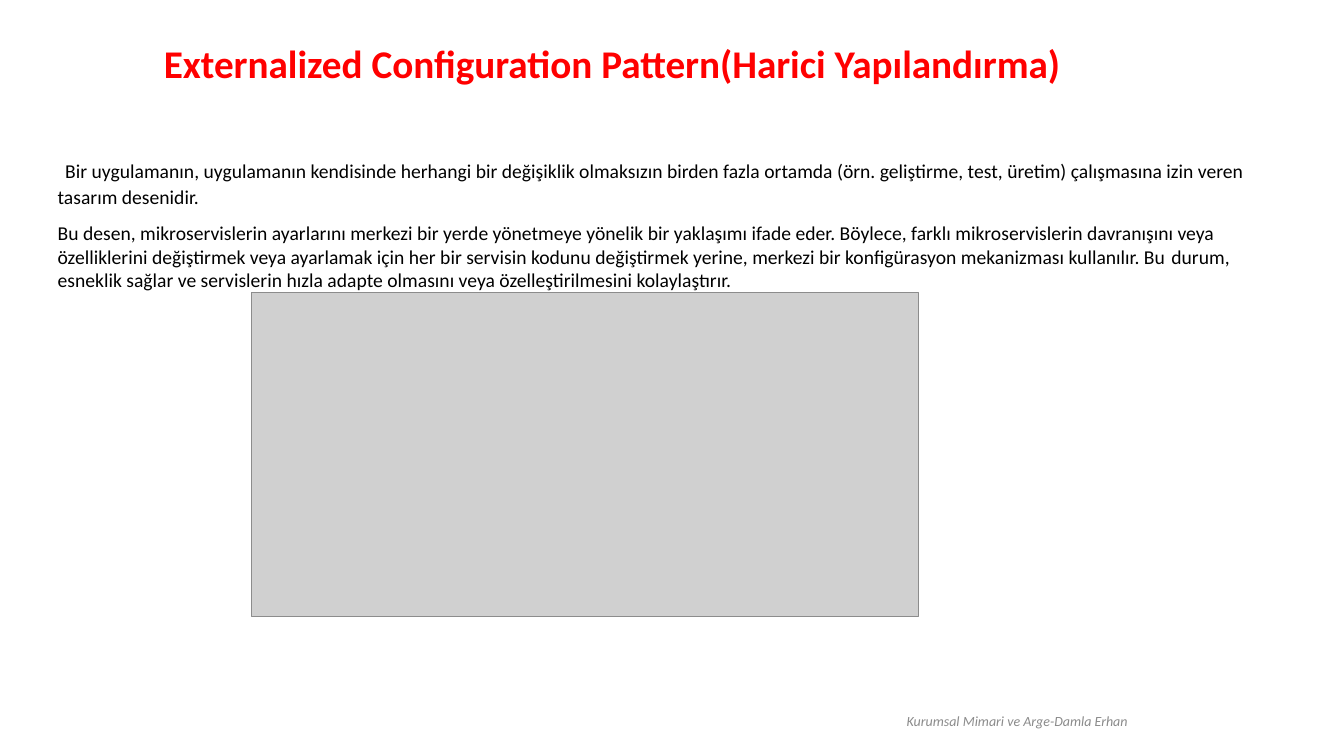
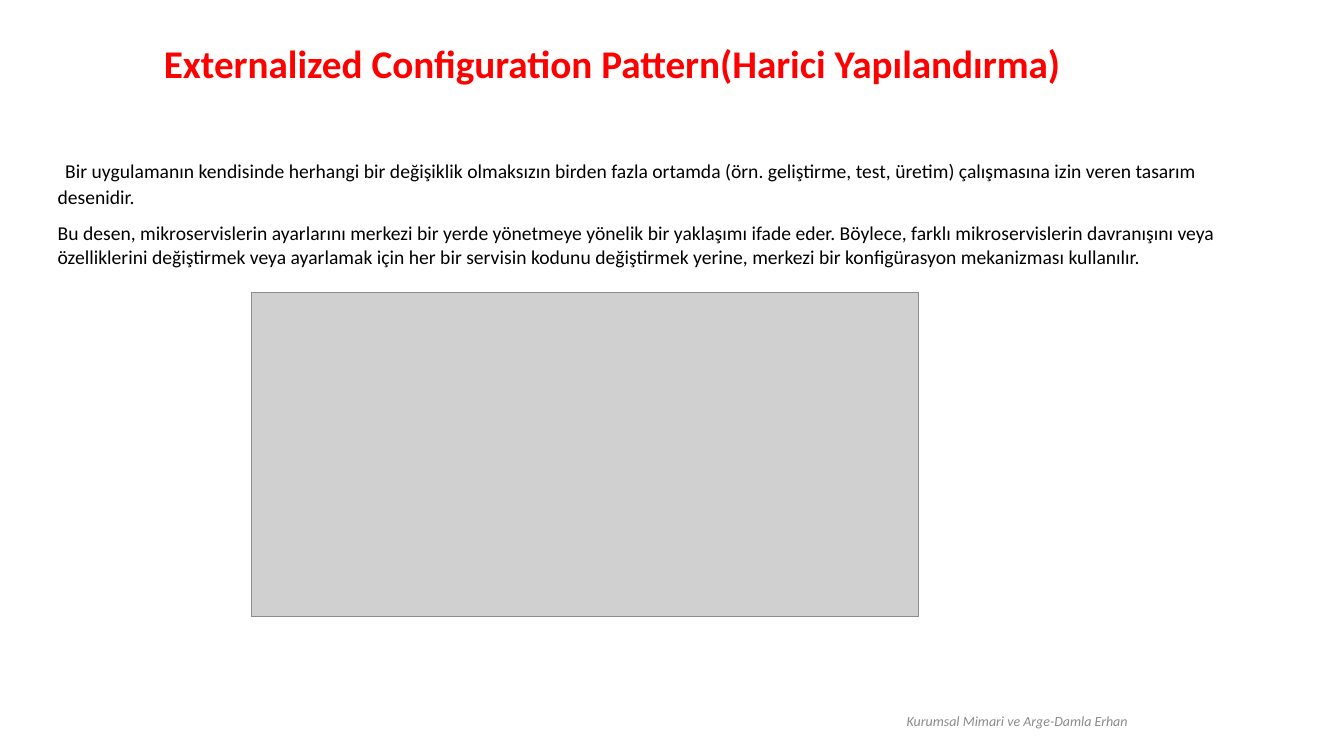
Before and after one commit to erhandamla/ZBARCH, a slide deck: slide 5 of Microservis-ExternalizedPattern2008.pptx. Drawn at 1344x756 pixels with LibreOffice and Linux fonts; fonts in the diff are those of the drawing; grey boxes stand for pictures; background and template pictures are left out. Boxes give left, top, right and bottom in pixels: in the first picture for what was removed or moved away, otherwise in the second. Text is boxed around its words. In the diff, an @@ line names an element or a change of style, - is before the commit and + after.

```diff
--- a/Microservis-ExternalizedPattern2008.pptx
+++ b/Microservis-ExternalizedPattern2008.pptx
@@ text at bbox=[58, 164, 1214, 268]: text changed @@
-Bir uygulamanın, uygulamanın kendisinde herhangi bir değişiklik olmaksızın birden fazla ortamda (örn. geliştirme, test, üretim) çalışmasına izin veren tasarım desenidir.
-Bu desen, mikroservislerin ayarlarını merkezi bir yerde yönetmeye yönelik bir yaklaşımı ifade eder. Böylece, farklı mikroservislerin davranışını veya özelliklerini değiştirmek veya ayarlamak için her bir servisin kodunu değiştirmek yerine, merkezi bir konfigürasyon mekanizması kullanılır. Bu durum, esneklik sağlar ve servislerin hızla adapte olmasını veya özelleştirilmesini kolaylaştırır.
+Bir uygulamanın kendisinde herhangi bir değişiklik olmaksızın birden fazla ortamda (örn. geliştirme, test, üretim) çalışmasına izin veren tasarım desenidir.
+Bu desen, mikroservislerin ayarlarını merkezi bir yerde yönetmeye yönelik bir yaklaşımı ifade eder. Böylece, farklı mikroservislerin davranışını veya özelliklerini değiştirmek veya ayarlamak için her bir servisin kodunu değiştirmek yerine, merkezi bir konfigürasyon mekanizması kullanılır.
```
Also in this commit, not shown: 7 other slides changed, 1 other file.
